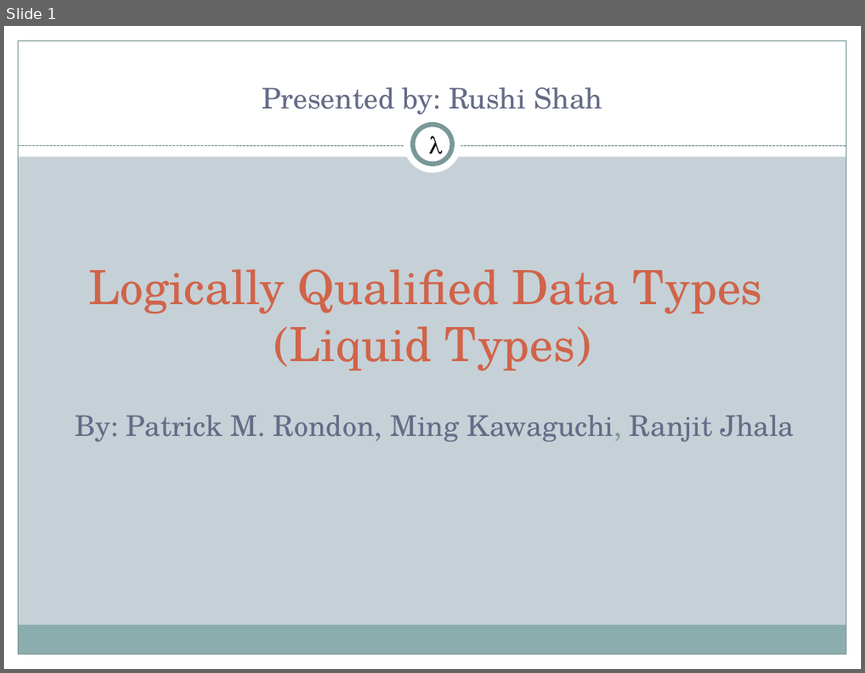
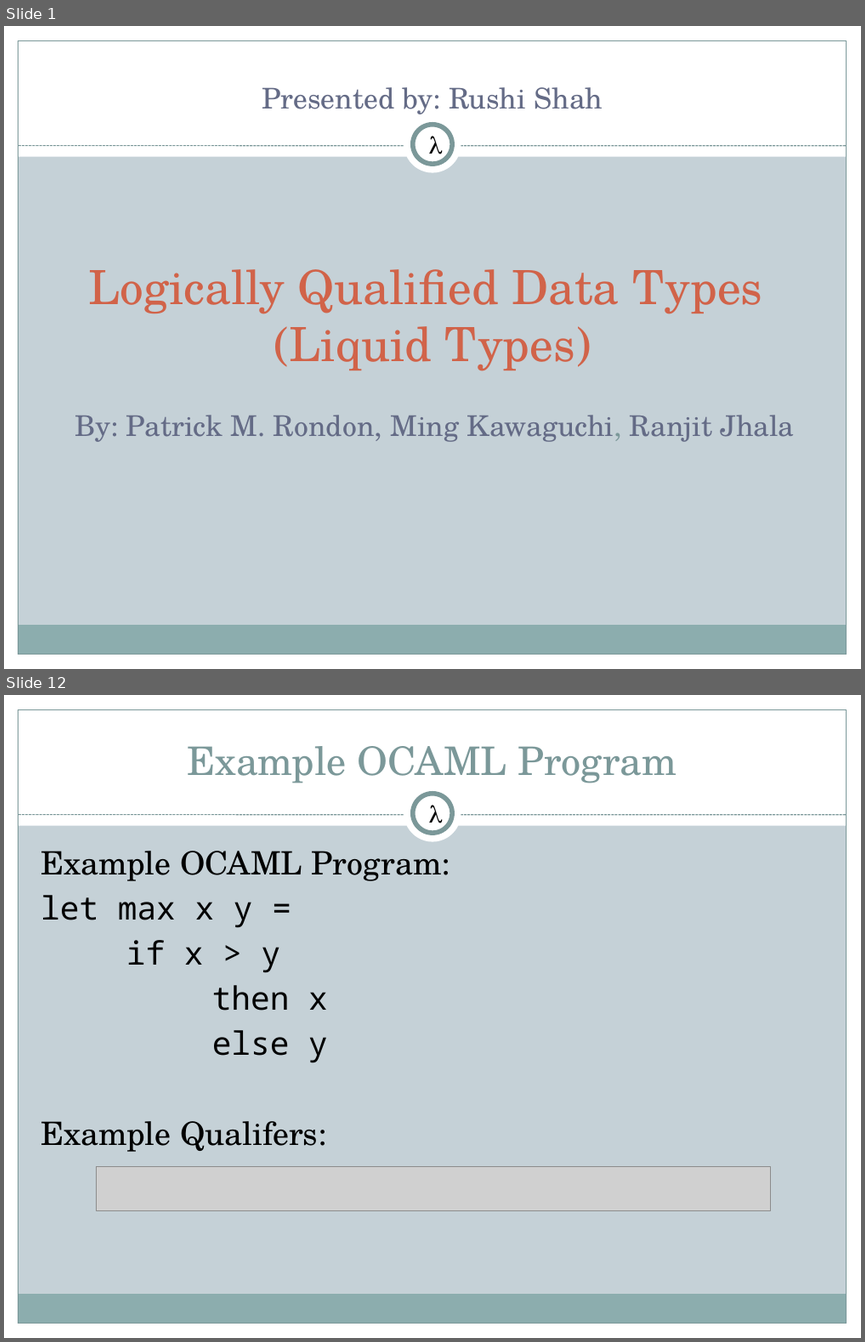
Before and after one commit to 2016rshah/CS395T, a slide deck: liquid-types.pptx. Shown one above the other, each under a label of ours: slide 1 before the commit, slides 1 and 12 after it; the slides between them are not shown. The pictures are 865x673 and 865x1342 pixels, drawn with LibreOffice and Linux fonts; fonts in the diff are those of the drawing; grey boxes stand for pictures. Boxes give left, top, right and bottom in pixels: in the first picture for what was removed or moved away, otherwise in the second. Text is boxed around its words. In the diff, an @@ line names an element or a change of style, - is before the commit and + after.

```diff
--- a/liquid-types.pptx
+++ b/liquid-types.pptx
@@ slide 12 added at <box>4,695,861,1338</box>, background #C5D1D7; not listed: 9 template elements that a slide beside it also shows @@
@@ title added at <box>187,746,676,783</box>, 33 pt, text #7C999A @@
+Example OCAML Program
@@ text added at <box>428,805,443,830</box>, 20 pt, text #000000 @@
+λ
@@ text added at <box>41,851,451,1151</box>, 27 pt, text #000000 @@
+Example OCAML Program:
+let max x y =
+if x > y
+then x
+else y
+Example Qualifers:
@@ picture added at <box>97,1166,771,1211</box> @@
```
Also in this commit, not shown: 6 slides changed, 29 other slides added, 1 slide removed, 2 other files.
